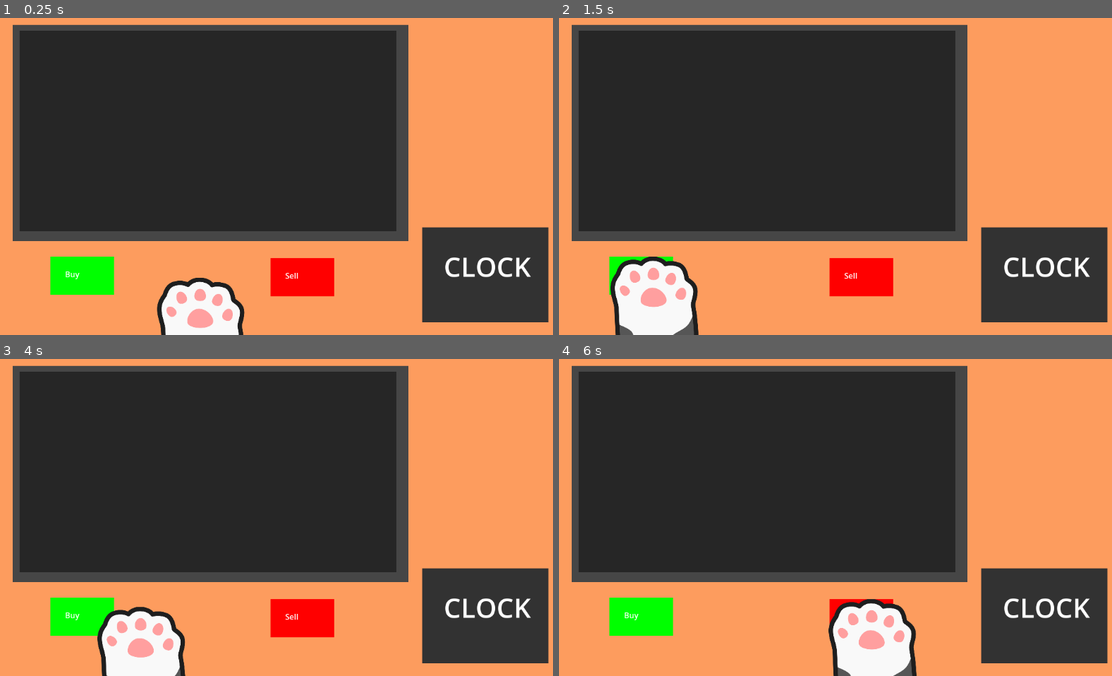
Above: before the commit, frames 1-4 (two rows, left to right).
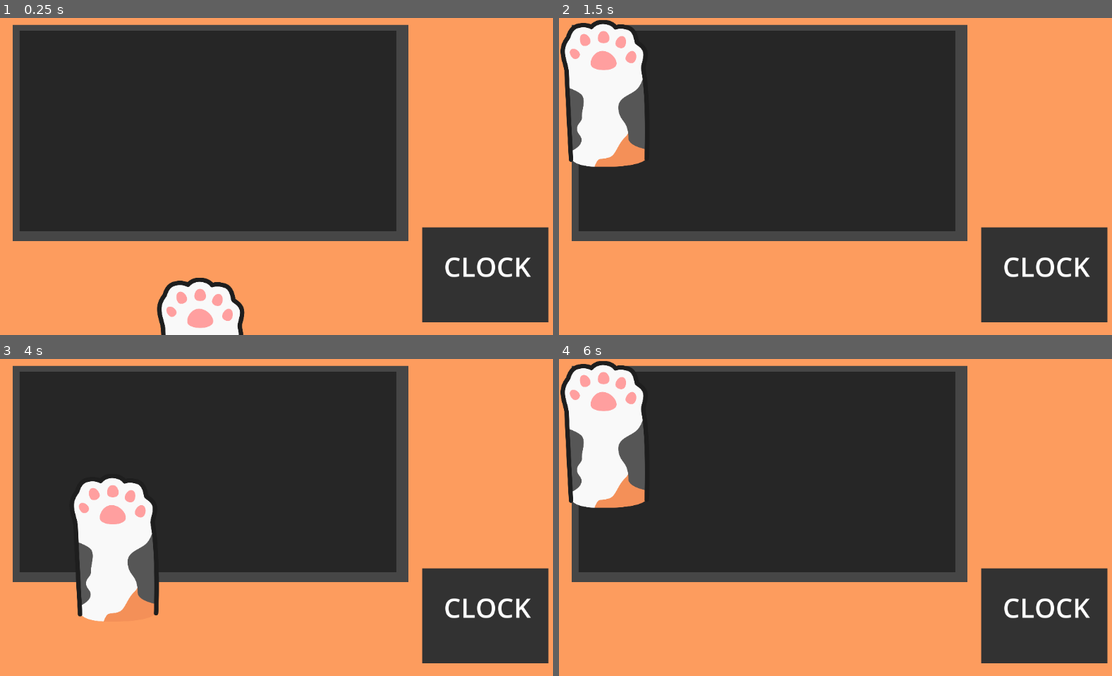
Above: after the commit, the same moments.

Repository: JamesSknr/purr-chase
Game: Godot game, scene res://scenes/test_scene.tscn
Same seed, same stepped clock (60 frames per second), same inputs: the game is played once before the commit and once after it.
Inputs (mouse positions are in pixels of both pictures, inside the frame that each line leads up to):
- Up to frame 1 (0.25 s): no input
- Up to frame 2 (1.5 s): tap Enter at 0.5 s; move the mouse to (962, 160) at 0.52 s; hold D 0.53-1.28 s; click (962, 160) at 0.67 s; move the mouse to (730, 192) at 1.27 s; hold A from 1.28 s (still down)
- Up to frame 3 (4 s): move the mouse to (337, 447) at 2.02 s; release A at 2.03 s; hold D 2.03-3.53 s; move the mouse to (254, 580) at 2.77 s; click (254, 580) at 2.92 s; tap Space at 3.5 s; move the mouse to (453, 565) at 3.52 s; hold A from 3.53 s (still down)
- Up to frame 4 (6 s): move the mouse to (669, 469) at 4.27 s; tap Enter at 5 s; move the mouse to (868, 517) at 5.02 s; click (868, 517) at 5.17 s; tap Space at 5.75 s; move the mouse to (758, 438) at 5.77 s; release A at 5.78 s; hold D from 5.78 s (still down)

The runs differ from the first frame. In frame 1, 2.8% of the frame differs, in the area x 9-61%, y 75-88%; in frame 2, 11%, in the area x 0-61%, y 0-100%; in frame 3, 11%; in frame 4, 11%.

Commit message:
Remove old button code

Diff:
--- a/scenes/Button.tscn
+++ /dev/null
@@ -1,19 +0,0 @@
-[gd_scene format=3 uid="uid://b6kkhql3o1ac1"]
-
-[ext_resource type="Script" path="res://scenes/button.gd" id="1_1xt0e"]
-
-[node name="Button" type="Node2D" unique_id=295758268]
-script = ExtResource("1_1xt0e")
-button_color = Color(0, 0, 0, 1)
-
-[node name="ButtonSprite" type="ColorRect" parent="." unique_id=2004565312]
-offset_right = 130.0
-offset_bottom = 78.0
-color = Color(0, 1, 0, 1)
-
-[node name="Label" type="Label" parent="." unique_id=744360999]
-offset_left = 30.0
-offset_top = 24.0
-offset_right = 96.0
-offset_bottom = 47.0
-text = "Example"
--- a/scenes/button.gd
+++ /dev/null
@@ -1,20 +0,0 @@
-extends Node2D
-class_name BigButton
-
-@export var button_name: String = ""
-@export var button_color: Color = Color.WHITE
-@onready var label: Label = $Label
-@onready var button_sprite: ColorRect = $ButtonSprite
-
-
-
-
-# Called when the node enters the scene tree for the first time.
-func _ready() -> void:
-	label.text = button_name
-	button_sprite.color = button_color
-
-
-# Called every frame. 'delta' is the elapsed time since the previous frame.
-func _process(delta: float) -> void:
-	pass
--- a/scenes/test_scene.tscn
+++ b/scenes/test_scene.tscn
@@ -2,7 +2,6 @@
 
 [ext_resource type="PackedScene" uid="uid://0ychlkpant3a" path="res://scenes/cat_paw.tscn" id="1_g7g4h"]
 [ext_resource type="Script" uid="uid://cig4a81omwktx" path="res://scripts/level_logic.gd" id="1_j8ivh"]
-[ext_resource type="PackedScene" uid="uid://cgk1xle11oqm3" path="res://scenes/Button.tscn" id="3_nd71p"]
 
 [node name="testScene" type="Node2D" unique_id=2012543513]
 script = ExtResource("1_j8ivh")
@@ -13,16 +12,6 @@
 offset_right = 1178.0
 offset_bottom = 686.0
 color = Color(0.990763, 0.61327225, 0.36772475, 1)
-
-[node name="BuyButton" parent="." unique_id=295758268 instance=ExtResource("3_nd71p")]
-position = Vector2(103, 488)
-button_name = "Buy"
-button_color = Color(0, 1, 0, 1)
-
-[node name="SellButton" parent="." unique_id=1605237462 instance=ExtResource("3_nd71p")]
-position = Vector2(553, 491)
-button_name = "Sell"
-button_color = Color(1, 0, 0, 1)
 
 [node name="TabletTemp" type="ColorRect" parent="." unique_id=1735224390]
 offset_left = 26.0
--- a/scripts/level_logic.gd
+++ b/scripts/level_logic.gd
@@ -3,8 +3,7 @@
 var current_action = action.HOLD
 
 @onready var cat_paw: Cat = $CatPaw
-@onready var buy_button: BigButton = $BuyButton
-@onready var sell_button: BigButton = $SellButton
+
 
 
 # Called when the node enters the scene tree for the first time.
@@ -17,14 +16,14 @@
 		# If 'A' key is pressed buy a share
 		if event.pressed and event.keycode == KEY_A:
 			current_action = action.BUY
-			cat_paw.press_button_tween(buy_button.position)
+			cat_paw.press_button_tween(Vector2(0,0))
 
 			buy_share()
 
 		# If 'D' key is pressed sell a share
 		if event.pressed and event.keycode == KEY_D:
 			current_action = action.SELL
-			cat_paw.press_button_tween(sell_button.position)
+			cat_paw.press_button_tween(Vector2(0,0))
 			sell_share()
 
 		else:
Not shown: 1 places in scenes/Menu.tscn that only renumber resources
Not shown, removed: scenes/button.gd.uid
